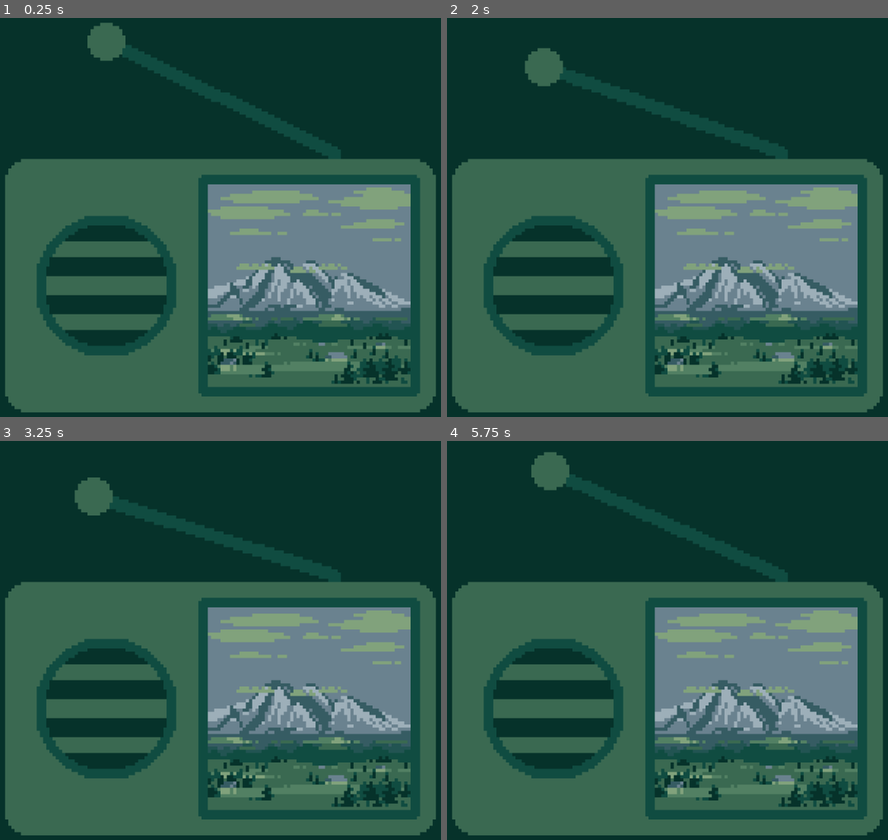
Above: before the commit, frames 1-4 (two rows, left to right).
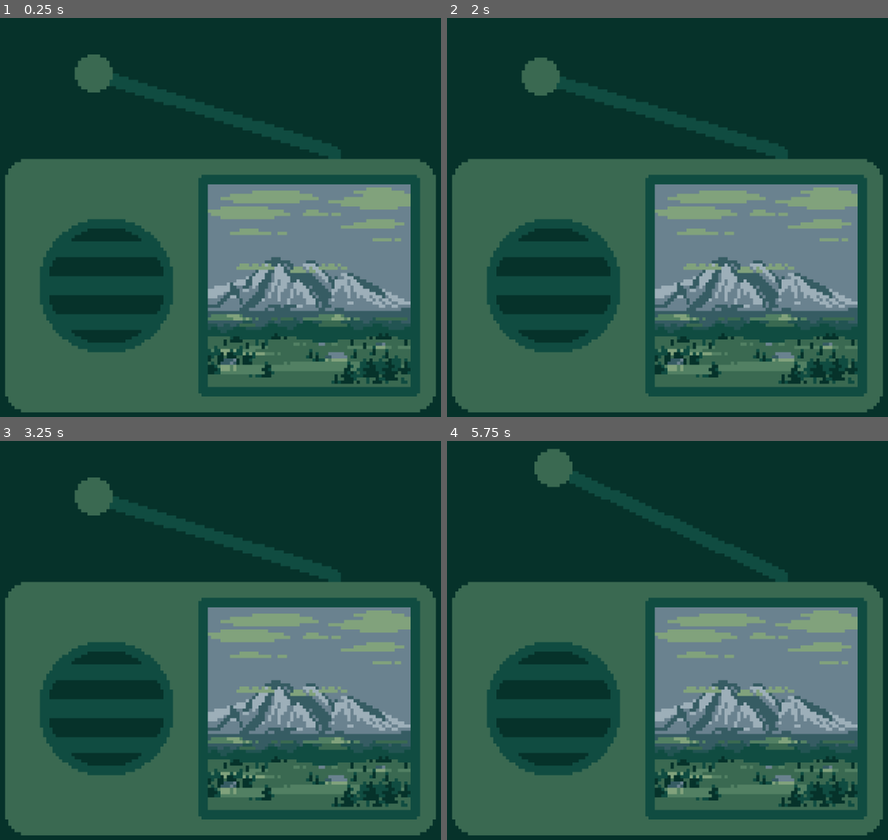
Above: after the commit, the same moments.

Repository: auranym/tunepix
Game: Godot game, scene res://main.tscn
Two runs of this game, one before a commit and one after it. Both use one fixed random seed, a clock stepped at 60 frames per second and the inputs below.
Inputs:
- Up to frame 1 (0.25 s): no input
- Up to frame 2 (2 s): no input
- Up to frame 3 (3.25 s): no input
- Up to frame 4 (5.75 s): tap Enter at 3.5 s; tap Space at 5 s

The runs differ from the first frame. In frame 1, 7.9% of the frame differs, in the area x 8-74%, y 1-85%; in frame 2, 5.7%; in frame 3, 4.2%; in frame 4, 4.8%.

Commit message:
added speaker partition color config

Diff:
--- a/default_bus_layout.tres
+++ b/default_bus_layout.tres
@@ -4,7 +4,7 @@
 resource_name = "SpectrumAnalyzer"
 
 [resource]
-bus/0/volume_db = -80.0
+bus/0/volume_db = 0.267241
 bus/1/name = &"Analyzer"
 bus/1/solo = false
 bus/1/mute = false
--- a/test/mountain_song_config.tres
+++ b/test/mountain_song_config.tres
@@ -33,11 +33,12 @@
 speaker_alignment = 1
 speaker_color = Color(0.0235294, 0.196078, 0.164706, 1)
 speaker_outline = true
-speaker_outline_size = 3
+speaker_outline_size = 2
 speaker_outline_color = Color(0.0627451, 0.298039, 0.254902, 1)
 speaker_radius = 20
 speaker_bump_radius = 10
 speaker_partitions = 3
+speaker_partitions_color = Color(0.0627451, 0.298039, 0.254902, 1)
 speaker_padding = 2
 antenna_visible = true
 antenna_color = Color(0.0627451, 0.298039, 0.254902, 1)
@@ -49,10 +50,10 @@
 antenna_beat_bump_enabled = true
 antenna_beat_bump_angle = 8.0
 antenna_beat_bump_length = 0.7
-antenna_beat_bump_start = 0.96
-antenna_beat_bump_in_length = 0.1
+antenna_beat_bump_start = 0.95
+antenna_beat_bump_in_length = 0.15
 antenna_beat_bump_in_trans = 10
 antenna_beat_bump_in_ease = 0
-antenna_beat_bump_out_length = 0.9
+antenna_beat_bump_out_length = 0.85
 antenna_beat_bump_out_trans = 4
 antenna_beat_bump_out_ease = 1
--- a/tune_pix.gd
+++ b/tune_pix.gd
@@ -369,27 +369,48 @@
 	)
 	# Speaker partitions
 	var partition_base_position = pos + Vector2(
-		config.speaker_bump_radius - speaker_animated_dist,
+		speaker_max_radius - speaker_animated_dist,
 		config.speaker_bump_radius - speaker_animated_dist
 	)
 	var partition_width = 2 * speaker_animated_radius / float(2 * config.speaker_partitions + 1)
 	for i in (2 * config.speaker_partitions + 1):
 		if i % 2 == 1:
-			draw_rect(
-				Rect2(
-					partition_base_position + Vector2(0, i * partition_width),
-					Vector2(2 * speaker_animated_radius, partition_width)
-				),
-				config.box_color
+			var x_dist_top = sqrt(pow(speaker_animated_radius, 2) - pow(i * partition_width - speaker_animated_radius, 2))
+			var x_dist_bottom = sqrt(pow(speaker_animated_radius, 2) - pow((i+1) * partition_width - speaker_animated_radius, 2))
+			# Since masking is not available, the edges of the speaker circle
+			# must be approximated. Do this by finding the x value of the desired heights,
+			# then taking the ceiling.
+			draw_colored_polygon(
+				PackedVector2Array([
+					# Top-left
+					partition_base_position + Vector2((speaker_animated_dist - ceil(x_dist_top)), i * partition_width),
+					# Top-right
+					partition_base_position + Vector2((speaker_animated_dist + ceil(x_dist_top)), i * partition_width),
+					# Bottom-right
+					partition_base_position + Vector2((speaker_animated_dist + ceil(x_dist_bottom)), (i+1) * partition_width),
+					# Bottom-left
+					partition_base_position + Vector2((speaker_animated_dist - ceil(x_dist_bottom)), (i+1) * partition_width),
+				]),
+				config.speaker_partitions_color
 			)
-	# Speaker outline
-	if config.speaker_outline:
+	# Add a small outline to cover up partition "overhang"
+	if config.speaker_partitions > 0:
 		draw_circle(
 			pos + Vector2(speaker_max_radius, speaker_max_radius),
-			speaker_animated_radius + 1,
+			speaker_animated_radius,
+			config.box_color,
+			false,
+			2
+		)
+
+	# Speaker outline
+	if config.speaker_outline and config.speaker_outline_size > 0:
+		draw_circle(
+			pos + Vector2(speaker_max_radius, speaker_max_radius),
+			speaker_animated_radius,
 			config.speaker_outline_color,
 			false,
-			config.speaker_outline_size
+			config.speaker_outline_size + 1
 		)
 
 
--- a/tune_pix_config.gd
+++ b/tune_pix_config.gd
@@ -166,6 +166,10 @@
 	set(val):
 		speaker_partitions = val
 		visuals_changed.emit()
+@export var speaker_partitions_color: Color = Color.WHITE:
+	set(val):
+		speaker_partitions_color = val
+		visuals_changed.emit()
 @export_range(0, 32, 1) var speaker_padding := 8:
 	set(val):
 		speaker_padding = val
